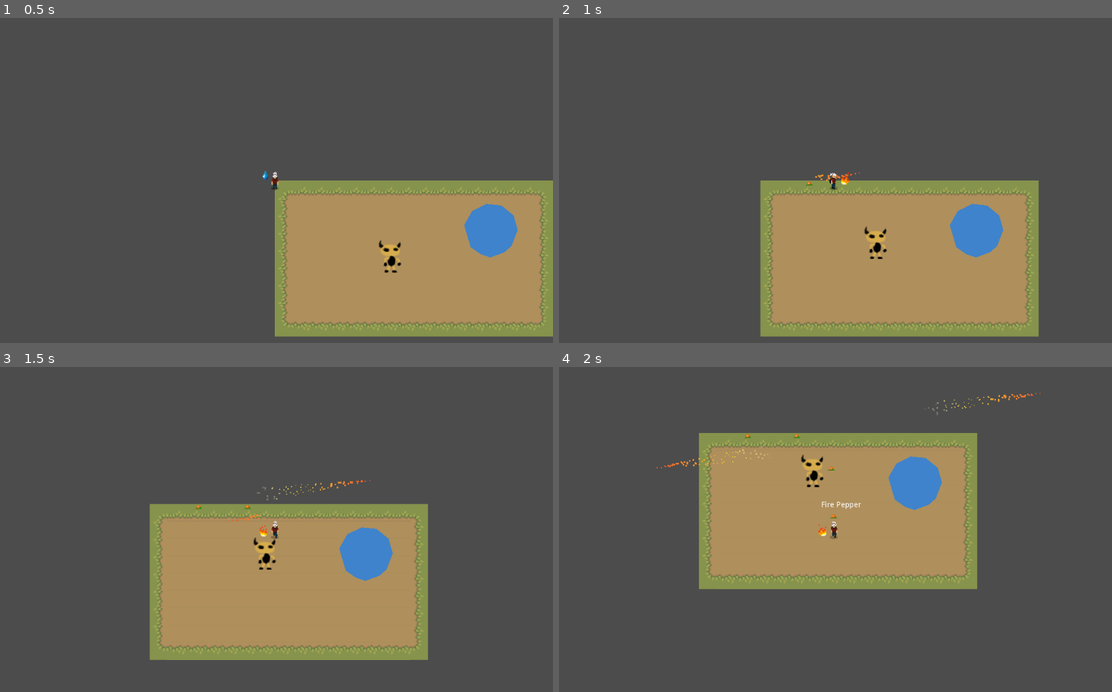
Above: before the commit, frames 1-4 (two rows, left to right).
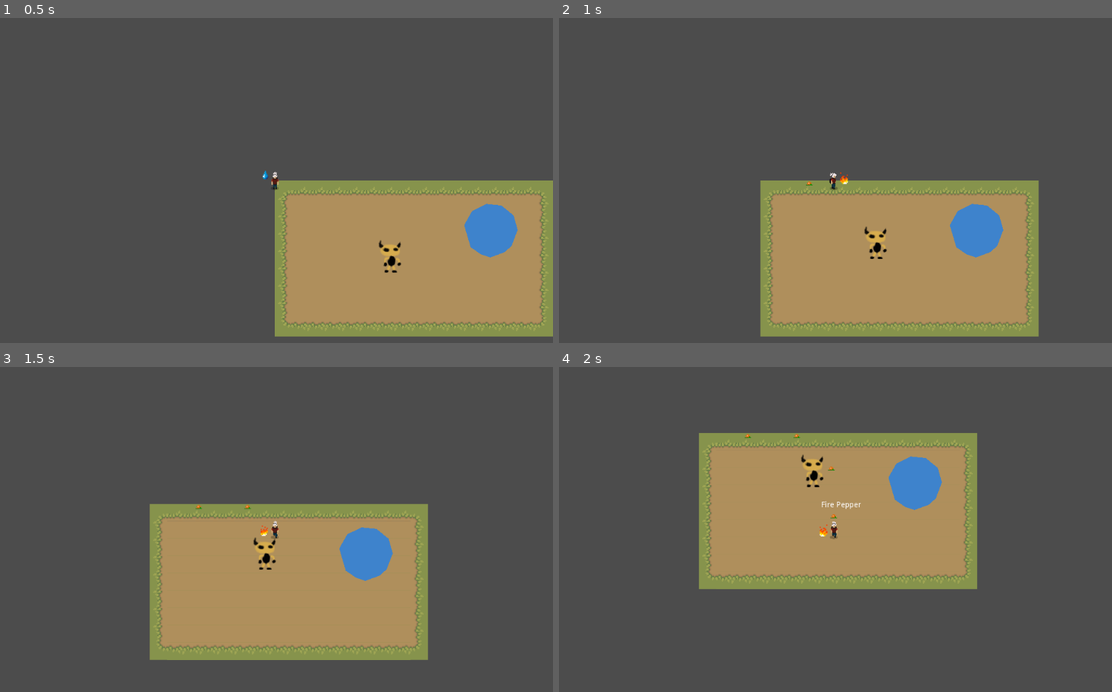
Above: after the commit, the same moments.

Repository: drarbego/magic-garden
Game: Godot game, scene res://Worlds/HomeTown.tscn
Two runs of this game, one before a commit and one after it. Both use one fixed random seed, a clock stepped at 60 frames per second and the inputs below.
Inputs (mouse positions are in pixels of both pictures, inside the frame that each line leads up to):
- Up to frame 1 (0.5 s): no input
- Up to frame 2 (1 s): move the mouse to (957, 164) at 0.52 s; hold Right (ui_right) from 0.53 s (still down); hold Shift (change_action) from 0.53 s (still down); tap Space (ui_select) at 0.77 s; click (957, 164) at 0.8 s
- Up to frame 3 (1.5 s): tap Space (ui_select) at 1.07 s; move the mouse to (165, 545) at 1.27 s; release Right (ui_right) at 1.28 s; release Shift (change_action) at 1.28 s; hold Down (ui_down) from 1.28 s (still down); click (165, 545) at 1.35 s
- Up to frame 4 (2 s): keep holding Down (ui_down); tap Space (ui_select) at 1.52, 1.55, 1.82 s

Frame 1 is identical in both runs. In frame 2, less than 0.1% of the frame differs, in the area x 46-55%, y 47-52%; in frame 3, 0.1%; in frame 4, 0.2%, in the area x 17-88%, y 7-53%.

Commit message:
Move projectile amount state to actions

Diff:
--- a/ActionTypes/FireSpellAction.gd
+++ b/ActionTypes/FireSpellAction.gd
@@ -4,6 +4,19 @@
 const FireBall = preload("res://ProjectileTypes/FireBall.tscn")
 const COOLDOWN_TIME := 0.5
 var cooldown := 0.0
+var amount: int = 0
+
+func increase_projectiles_by(_amount):
+	self.amount += _amount
+
+func get_projectile_type():
+	return FireBall
+
+func has_enough_projectiles():
+	return amount > 0
+
+func decrease_projectiles():
+	self.amount -= 1
 
 func spawn_projectile():
 	var fire_ball = FireBall.instance().init(
@@ -13,8 +26,8 @@
 	self.world.add_child(fire_ball)
 
 func shoot():
-	if cooldown <= 0 and self.player.has_enough_projectiles():
-		self.player.decrease_projectiles(1)
+	if cooldown <= 0 and self.has_enough_projectiles():
+		self.decrease_projectiles()
 		spawn_projectile()
 		self.cooldown = COOLDOWN_TIME
 
--- a/ActionTypes/WateringAction.gd
+++ b/ActionTypes/WateringAction.gd
@@ -5,22 +5,36 @@
 var is_shooting = false
 const COOLDOWN_TIME := 0.1
 var cooldown := COOLDOWN_TIME
+var amount: float = 0.0
+
+func get_projectile_type():
+	return WaterDrop
+
+func increase_projectiles_by(_amount):
+	self.amount += _amount
+
+func has_enough_projectiles():
+	return amount > 0
+
+func decrease_projectiles_by(_amount):
+	self.amount -= _amount
 
 func _physics_process(delta):
 	self.cooldown -= delta
 
-	if self.is_shooting and self.player.has_enough_projectiles():
-		self.player.decrease_projectiles(delta)
+	if self.is_shooting and self.has_enough_projectiles():
+		self.decrease_projectiles_by(delta)
 
 	if self.cooldown <= 0.0:
 		self.cooldown = COOLDOWN_TIME
-		if self.is_shooting and self.player.has_enough_projectiles():
+		if self.is_shooting and self.has_enough_projectiles():
 			self.spawn_projectile()
 
 func _process(delta):
-	$Icon/ContentBar.set_visible(self.is_shooting)
-	var action_state = self.player.get_current_action_state()
-	$Icon/ContentBar.set_value(100 * (action_state["amount"] / 5))
+	pass
+	# $Icon/ContentBar.set_visible(self.is_shooting)
+	# var action_state = self.player.get_current_action_state()
+	# $Icon/ContentBar.set_value(100 * (action_state["amount"] / 5))
 
 
 func spawn_projectile():
--- a/Engine/Action.gd
+++ b/Engine/Action.gd
@@ -5,6 +5,7 @@
 var player: Object = null
 var world: Object = null
 var distance: float = 0.0
+var is_active: bool = false
 
 
 func init(_player: Object, _world: Object, _distance):
@@ -15,9 +16,13 @@
 	return self
 
 func _process(_delta):
+	self.set_visible(self.is_active)
 	$Icon.position = (get_global_mouse_position() - self.global_position).normalized() * self.distance
 
 func _unhandled_input(event):
+	if not self.is_active:
+		return
+
 	if event.is_action_pressed("shoot"):
 		self.shoot()
 	if event.is_action_released("shoot"):
--- a/Engine/ActionContainer.tscn
+++ /dev/null
@@ -1,3 +0,0 @@
-[gd_scene format=2]
-
-[node name="ActionContainer" type="Node2D"]
--- a/Engine/Character/Character.gd
+++ b/Engine/Character/Character.gd
@@ -6,11 +6,6 @@
 var speed = 300
 var is_walking = false
 var dir = Vector2.ZERO
-var do_interaction = FuncRef.new()
-
-# replace with water amount
-
-var fire_balls = 0
 
 var near_plants = {}
 
@@ -23,18 +18,16 @@
 
 var action_cursor = 0
 var actions = [WateringAction, FireSpellAction]
-var actions_state = {
-	str(WateringAction): {
-		"amount": 0
-	},
-	str(FireSpellAction): {
-		"amount": 5
-	}
+var projectile_to_action_index = {
+	str(WateringAction.instance().WaterDrop): 0,
+	str(FireSpellAction.instance().FireBall): 1
 }
 
 func _ready():
-	var action = WateringAction.instance().init(self, self.world, 20.0)
-	$Action.add_child(action)
+	for action_class in self.actions:
+		var action = action_class.instance().init(self, self.world, 20.0)
+		$Actions.add_child(action)
+	$Actions.get_child(self.action_cursor).is_active = true
 
 func _process(delta):
 	var anim_name = "walking" if self.is_walking else "idle"
@@ -49,16 +42,12 @@
 
 func _unhandled_input(event):
 	if event.is_action_released("ui_select"):
-		if self.do_interaction.is_valid():
-			self.do_interaction.call_func(self)
-		elif self.near_plants.empty(): # being lazy
+		if self.near_plants.empty(): # being lazy
 			self.world.spawn_plant(self)
 	if event.is_action_pressed("change_action"):
+		$Actions.get_child(self.action_cursor).is_active = false
 		self.action_cursor = (self.action_cursor + 1) % len(self.actions)
-		var action = self.actions[self.action_cursor].instance().init(self, self.world, 20.0)
-		for child in $Action.get_children():
-			child.queue_free()
-		$Action.add_child(action)
+		$Actions.get_child(self.action_cursor).is_active = true
 
 func _physics_process(delta):
 	var x = int(Input.is_action_pressed("ui_right")) - int(Input.is_action_pressed("ui_left"))
@@ -69,11 +58,9 @@
 	move_and_slide(dir * speed)
 
 func increase_action_projectiles(projectile_type, amount):
-	if str(projectile_type) == str(self.FireSpellAction.instance().FireBall):
-		self.actions_state[str(self.FireSpellAction)]["amount"] += amount
-	if str(projectile_type) == str(self.WateringAction.instance().WaterDrop):
-		self.actions_state[str(self.WateringAction)]["amount"] = amount
-	print(self.actions_state)
+	if str(projectile_type) in self.projectile_to_action_index:
+		var index = self.projectile_to_action_index[str(projectile_type)]
+		$Actions.get_child(index).increase_projectiles_by(amount)
 
 func get_current_action_state():
 	return self.actions_state[str(self.actions[self.action_cursor])]
--- a/Engine/Character/Character.tscn
+++ b/Engine/Character/Character.tscn
@@ -132,4 +132,4 @@
 [node name="Camera2D" type="Camera2D" parent="."]
 current = true
 
-[node name="Action" type="Node2D" parent="."]
+[node name="Actions" type="Node2D" parent="."]
